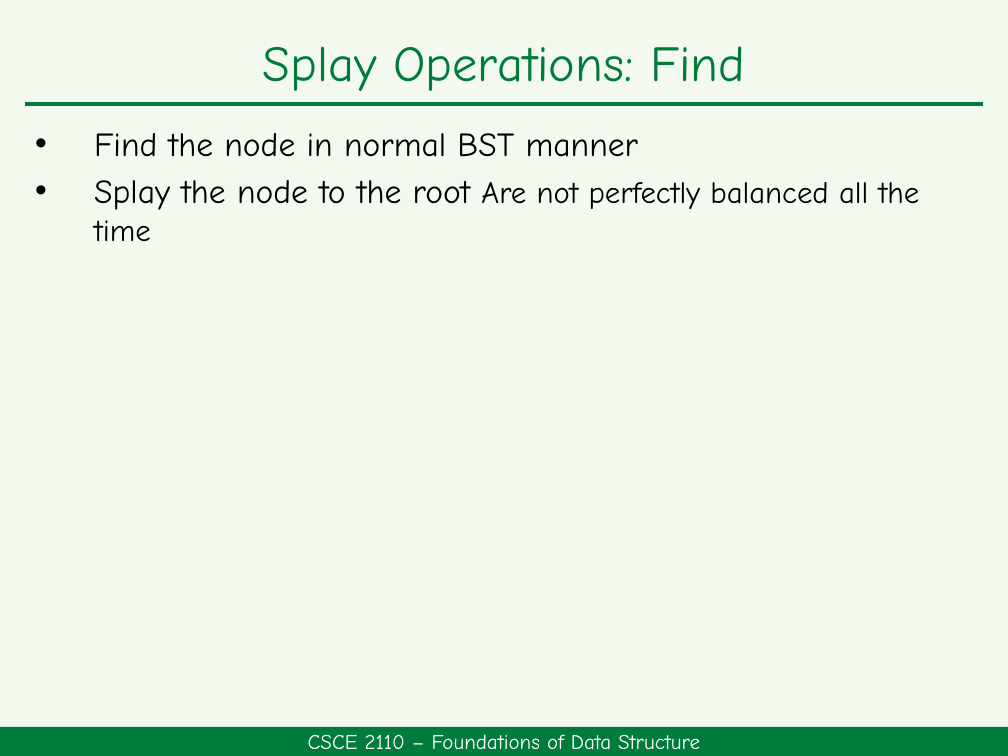
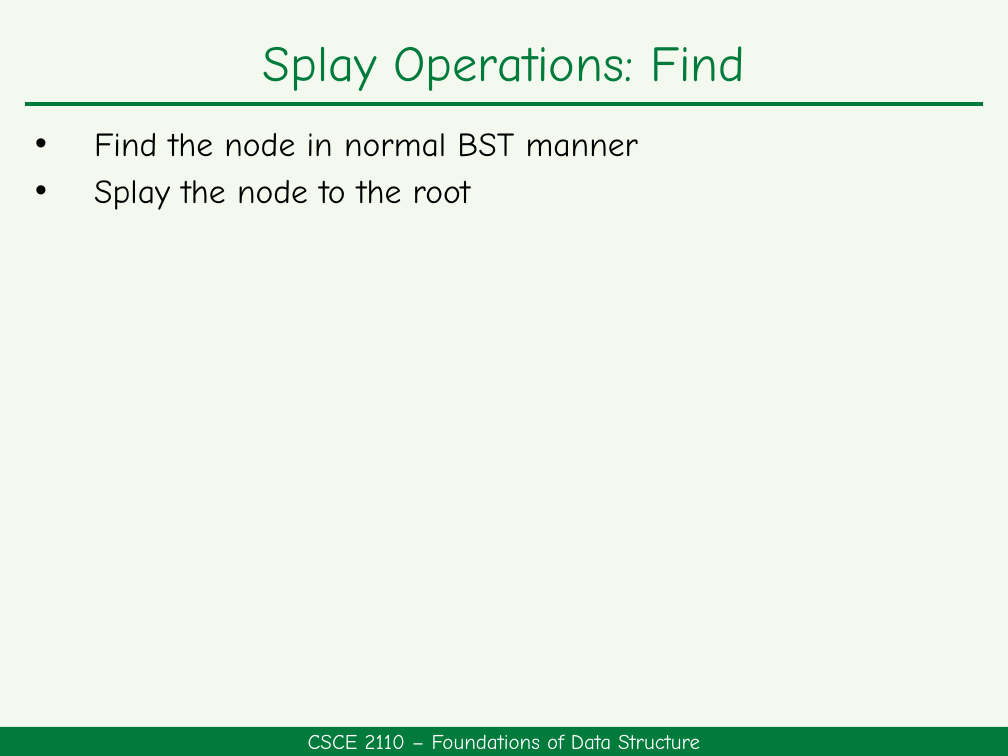
Before and after one commit to HengFan2010/hengfan2010.github.io, a slide deck: slide 12 of teaching/25F-2110/slides/2110-topic 6-Splay Tree.pptx. Drawn at 1008x756 pixels with LibreOffice and Linux fonts; fonts in the diff are those of the drawing. Boxes give left, top, right and bottom in pixels: in the first picture for what was removed or moved away, otherwise in the second. Text is boxed around its words. In the diff, an @@ line names an element or a change of style, - is before the commit and + after.

```diff
--- a/teaching/25F-2110/slides/2110-topic 6-Splay Tree.pptx
+++ b/teaching/25F-2110/slides/2110-topic 6-Splay Tree.pptx
@@ text at box(94, 180, 471, 210): text changed; size 22 to 24 pt @@
-• Splay the node to the root Are not perfectly balanced all the time
+• Splay the node to the root
```
Also in this commit, not shown: 4 other slides changed, 3 other files.
